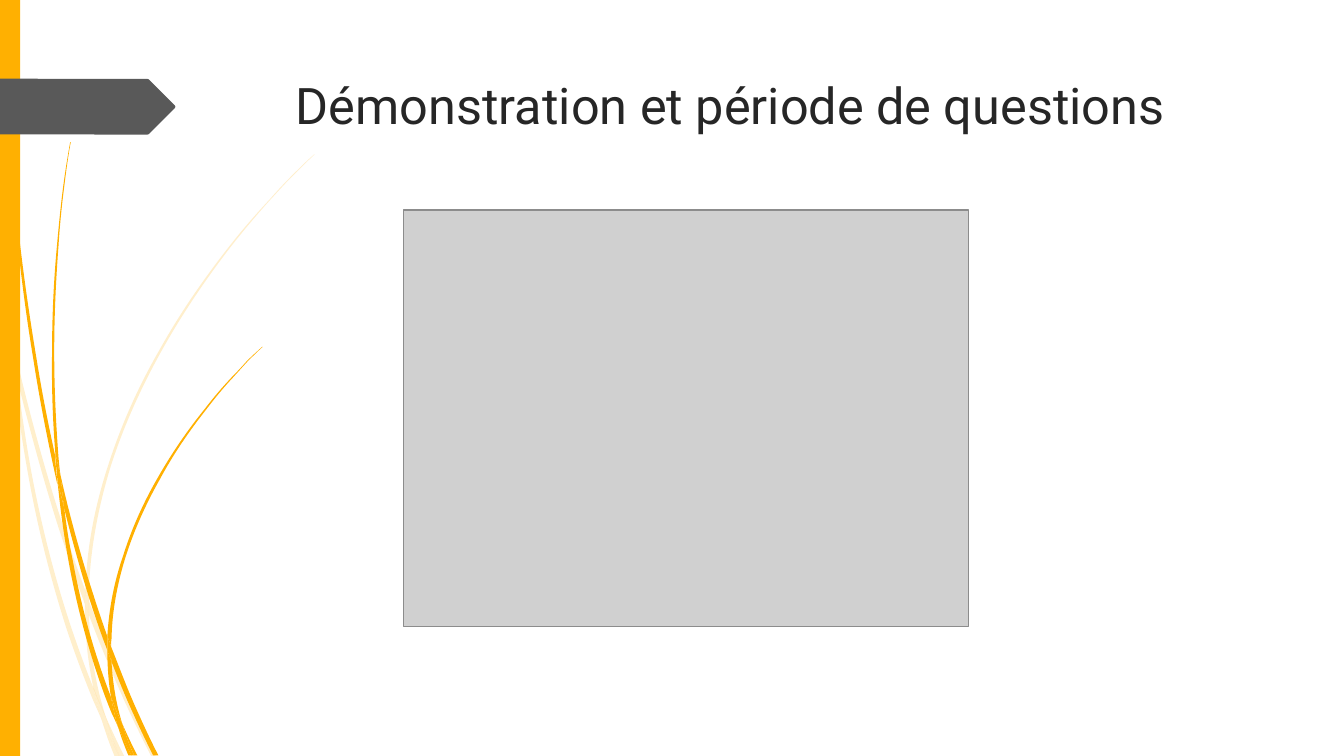
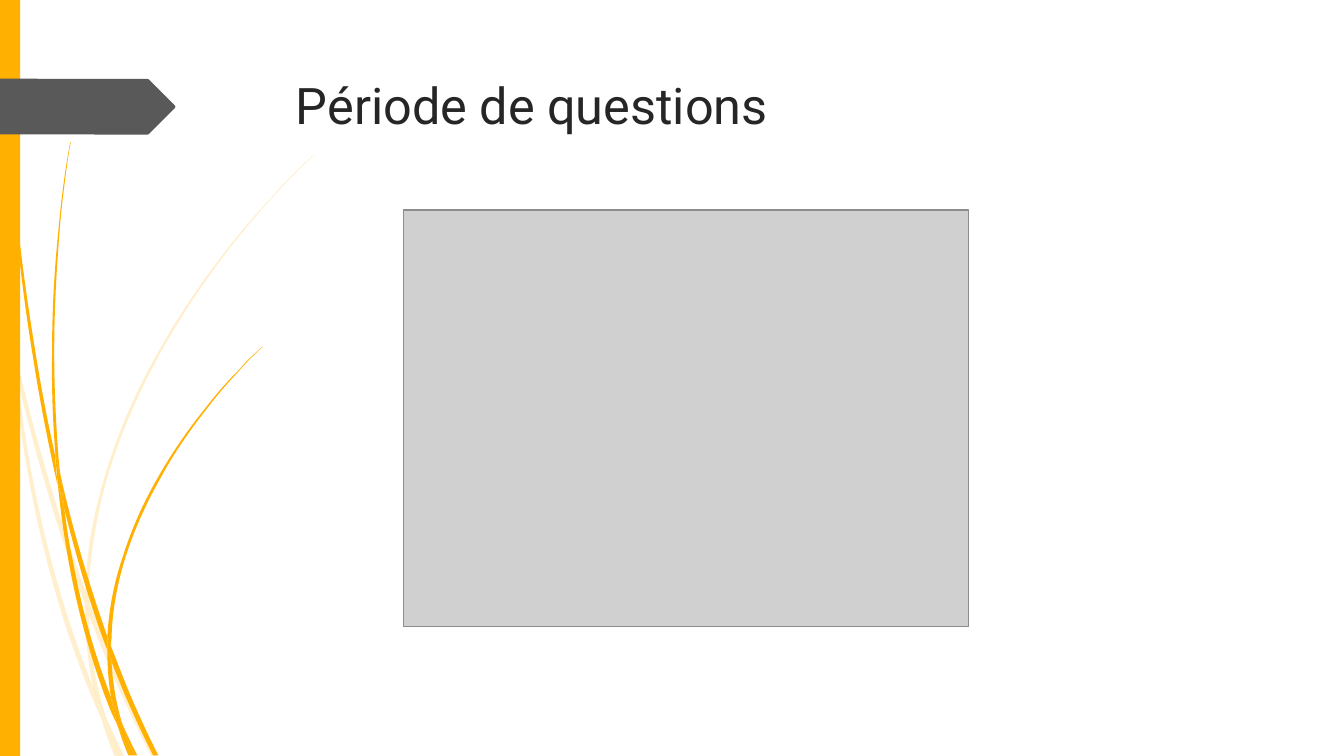
Before and after one commit to fisj2002/Projet_S6_Documentation, a slide deck: slide 19 of Présentation Éthique.pptx (slide 17 before the commit). Drawn at 1344x756 pixels with LibreOffice and Linux fonts; fonts in the diff are those of the drawing; grey boxes stand for pictures. Boxes give left, top, right and bottom in pixels: in the first picture for what was removed or moved away, otherwise in the second. Text is boxed around its words. In the diff, an @@ line names an element or a change of style, - is before the commit and + after.

```diff
--- a/Présentation Éthique.pptx
+++ b/Présentation Éthique.pptx
@@ title at [296,86,767,135]: text changed @@
-Démonstration et période de questions
+Période de questions
```
Also in this commit, not shown: 2 other slides changed, 2 slides added.
